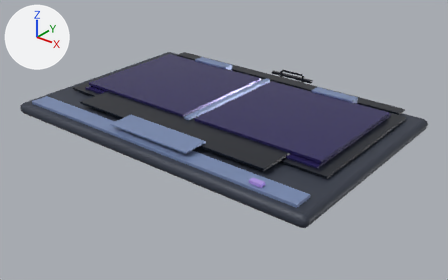
The glTF model prototype/public/company-assets/laptop-computer-v1/laptop-computer/dual-screen-laptop/v1/model.glb, before and after one commit.
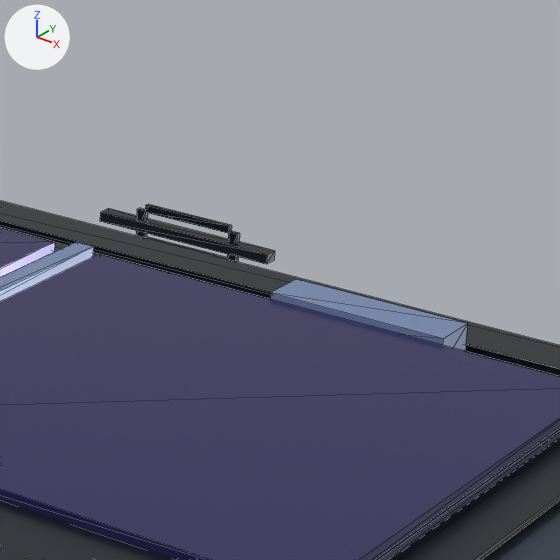
Each version appears first whole from a 50 mm lens placed at (0.543, -0.679, 0.384), pointed at (0.013, -0.016, -0.026), and next in a close-up on the part from 55% to 85% of the width and 8% to 55% of the height. Lighting does not change. The marker at upper left points along +X, +Y and +Z. The first two pictures are the older version. The close-ups show mesh edges as thin lines. Where no turn or scale is listed for an object, it has been applied to the vertices. Vertices at exactly the same position are counted once.

In view in the first close-up: 'hinge-right', 'keyboard-deck', 'laptop-body', 'laptop-detail', 'power-port-back', 'screen-bezel', 'screen-divider', 'screen-surface', 'screen-surface-left', 'screen-surface-right', 'usb-frame-top' and 3 more.
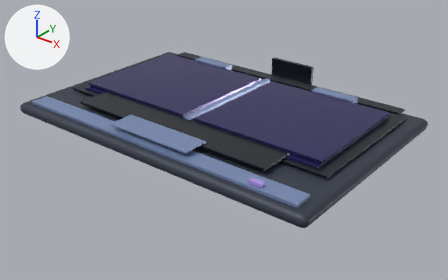
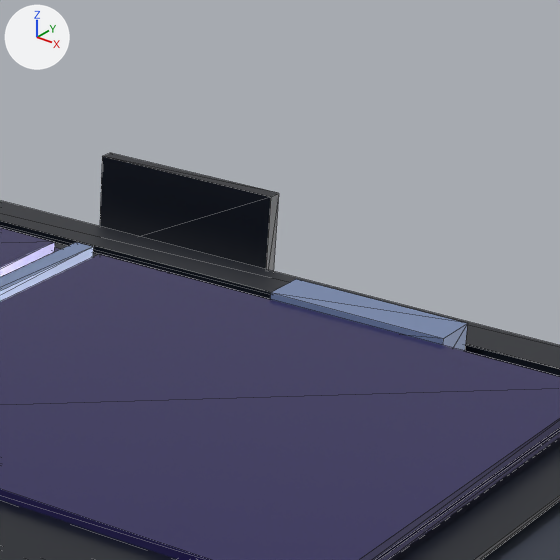
Where the change shows, as pixel boxes (x1, y1, x2, y2) in the close-ups (560 x 560 px):
'power-port-back', moved, rescaled
    before: (100, 208, 275, 264)
    after: (100, 153, 279, 271)

The change, as a list of edits to the scene's bpy script:
```text
Change me_mesh_8:
    used by ob_power_port_back; location = (0.0, 0.187, 0.014)
    remove me_mesh_8.from_pydata(...)  # 8 vertices, 12 faces; spans x -0.04..0.04, y -0.003..0.003, z -0.002..0.002
    add me_mesh_8.from_pydata(...)  # 8 vertices, 12 faces; spans x -0.04..0.04, y -0.003..0.003, z -0.02..0.02
    me_mesh_8 part 1: the whole mesh is scaled about its middle by (1, 1, 10)
Change ob_power_port_back:
    ob_power_port_back.location: (0.0, 0.187, 0.014) -> (0.0, 0.187, 0.02)
```
